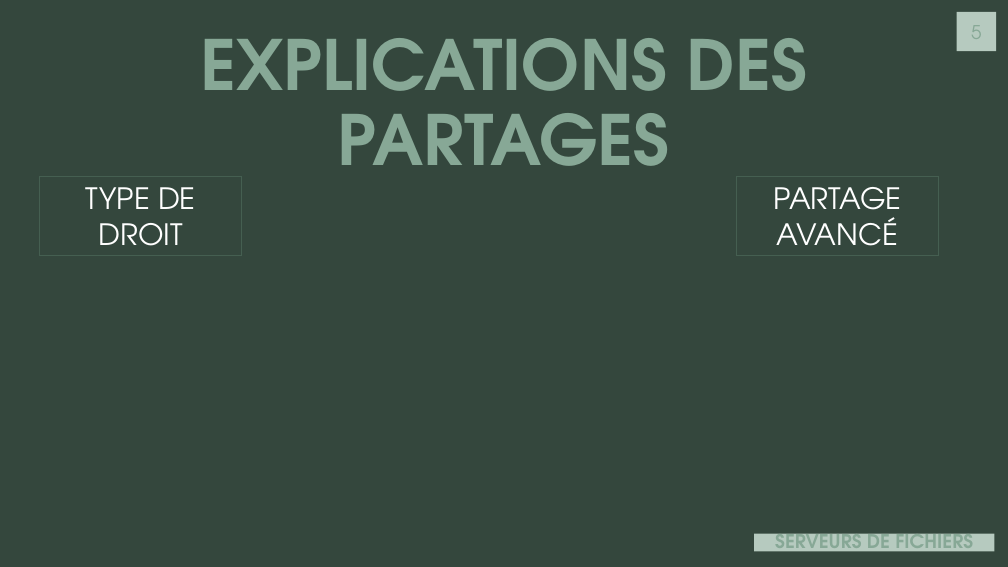
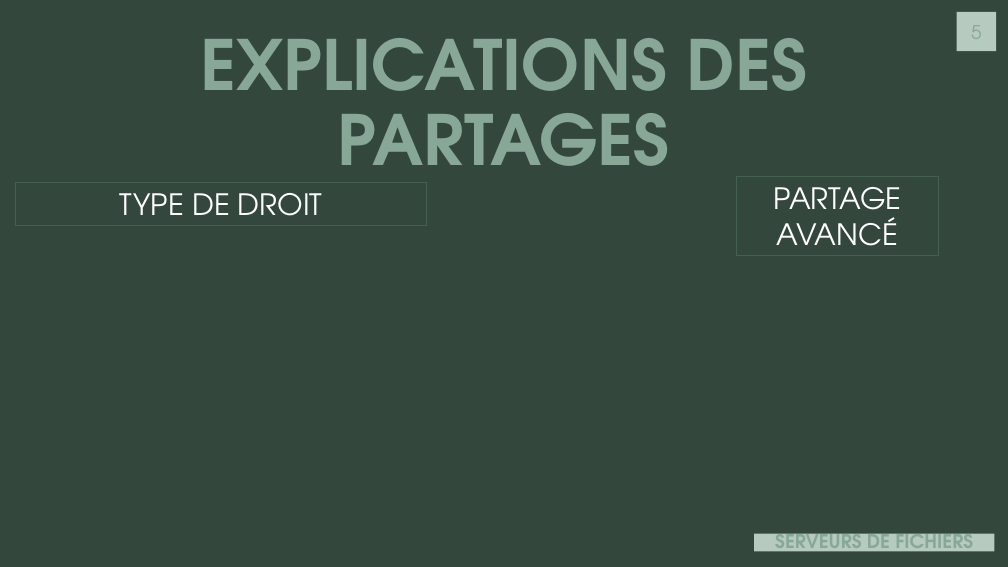
Before and after one commit to J0rg321/Serveur_Fichiers_ICT-123, a slide deck: slide 5 of SERVEUR ET FICHIERS D’IMPRESSION.pptx. Drawn at 1008x567 pixels with LibreOffice and Linux fonts; fonts in the diff are those of the drawing. Boxes give left, top, right and bottom in pixels: in the first picture for what was removed or moved away, otherwise in the second. Text is boxed around its words. In the diff, an @@ line names an element or a change of style, - is before the commit and + after.

```diff
--- a/SERVEUR ET FICHIERS D’IMPRESSION.pptx
+++ b/SERVEUR ET FICHIERS D’IMPRESSION.pptx
@@ rectangle "TYPE DE DROIT": place and size @@
-rectangle "TYPE DE DROIT" at <box>39,176,242,255</box>
+rectangle "TYPE DE DROIT" at <box>16,182,426,225</box>
```
Also in this commit, not shown: 3 other slides changed.
